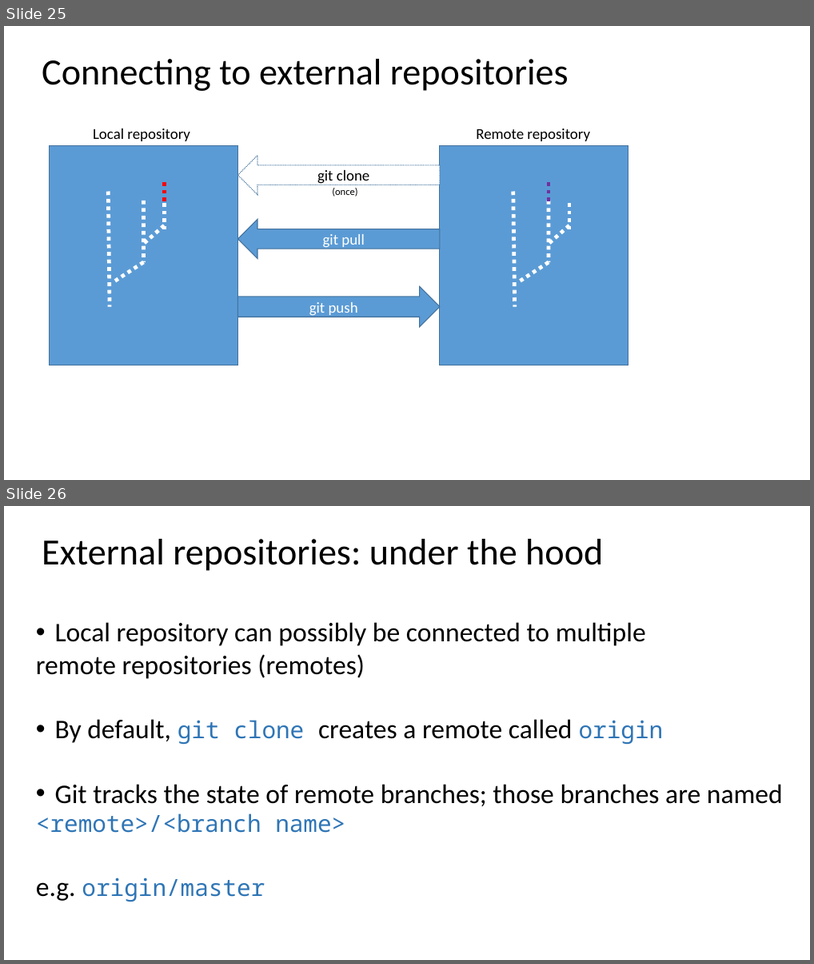
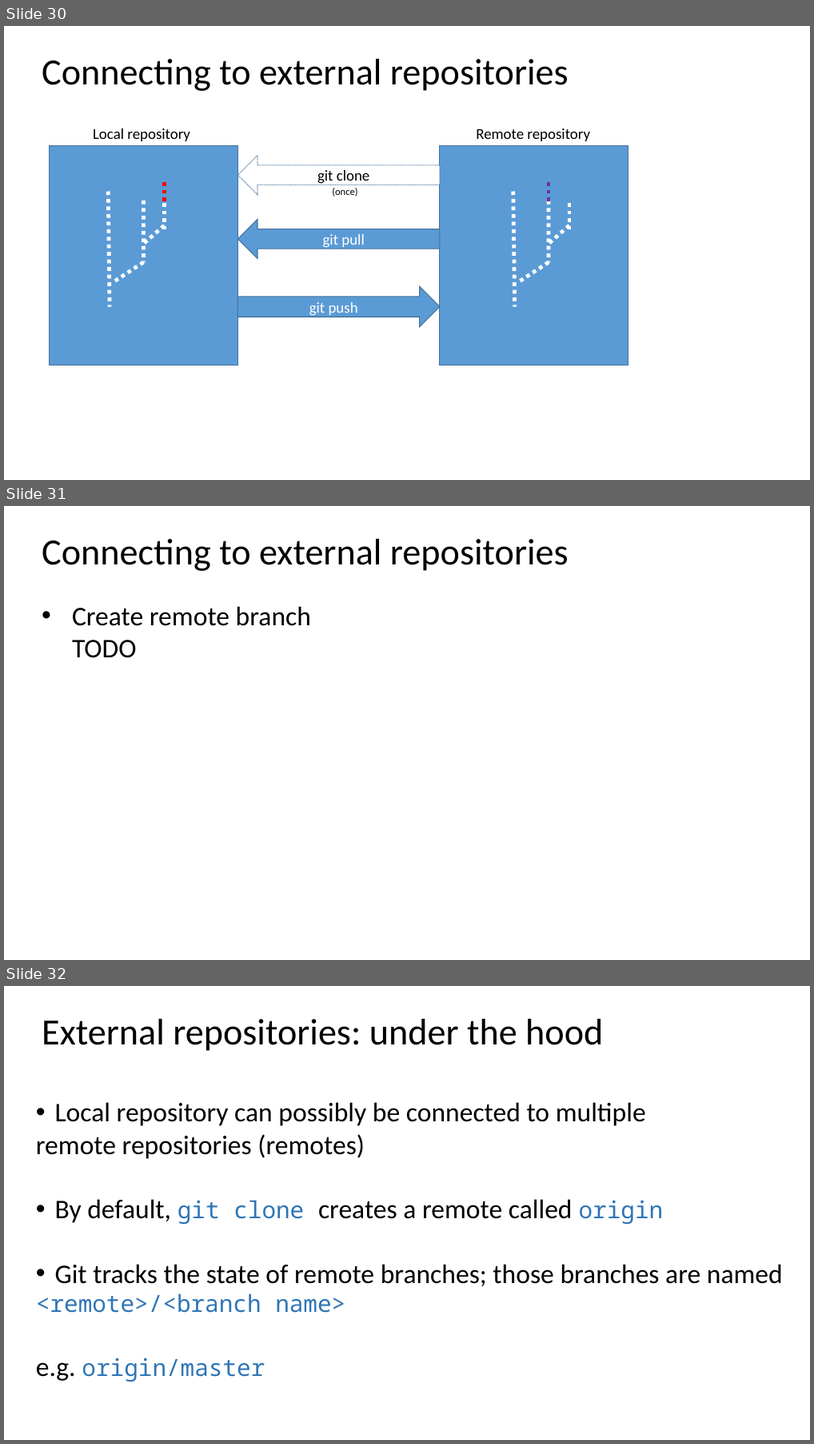
Before and after one commit to ogvolkov/git-101, a slide deck: git101.pptx. Shown one above the other, each under a label of ours: slides 25 and 26 before the commit, slides 30, 31 and 32 after it. The pictures are 814x964 and 814x1444 pixels, drawn with LibreOffice and Linux fonts; fonts in the diff are those of the drawing. Boxes give left, top, right and bottom in pixels: in the first picture for what was removed or moved away, otherwise in the second. Text is boxed around its words. In the diff, an @@ line names an element or a change of style, - is before the commit and + after.

```diff
--- a/git101.pptx
+++ b/git101.pptx
@@ slide 31 added at [4, 506, 810, 960], background #FFFFFF @@
@@ text added at [42, 539, 569, 571], 44 pt, text #000000 @@
+Connecting to external repositories
@@ text added at [72, 606, 311, 658], 32 pt, text #000000 @@
+• Create remote branch
+  TODO
@@ what was slide 25 is now slide 30 @@
@@ what was slide 26 is now slide 32 @@
```
Also in this commit, not shown: 5 slides changed, 6 other slides added, 1 slide removed.
